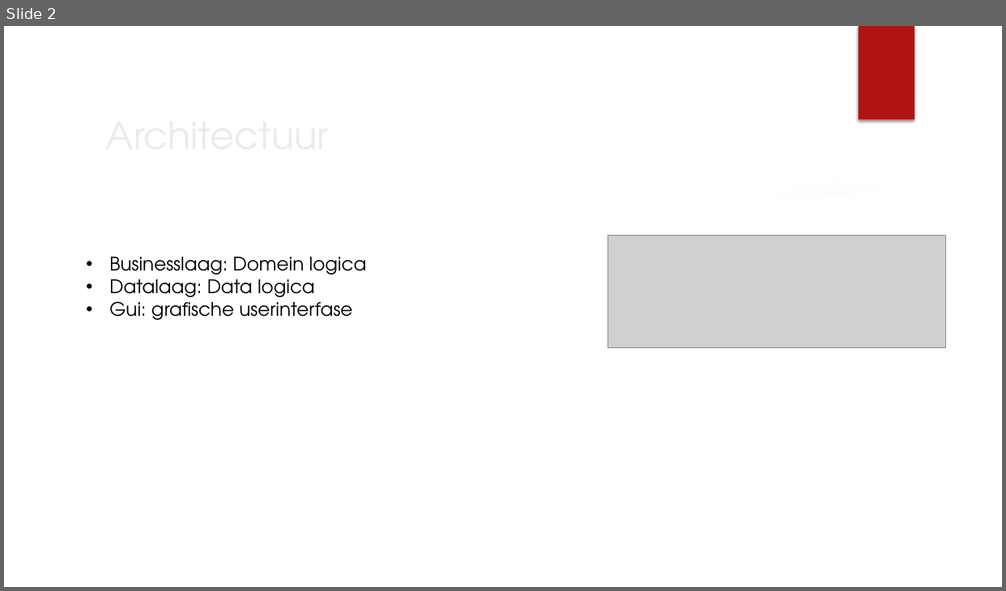
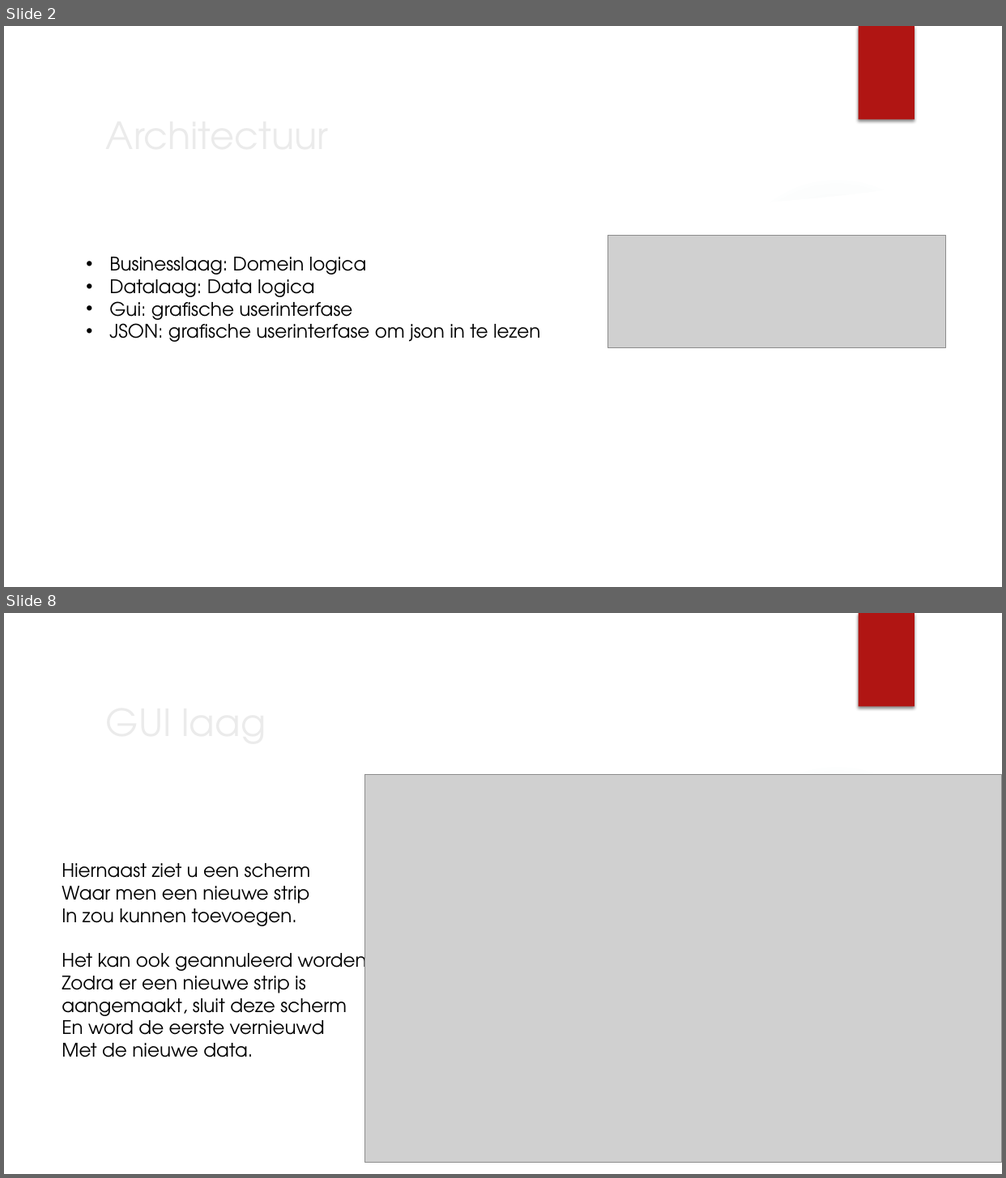
Before and after one commit to projectwerkTeamB2/projectwerk, a slide deck: Presentaties/Presentatie 19-10.pptx. Shown one above the other, each under a label of ours: slide 2 before the commit, slides 2 and 8 after it; the slides between them are not shown. The pictures are 1006x591 and 1006x1178 pixels, drawn with LibreOffice and Linux fonts; fonts in the diff are those of the drawing; grey boxes stand for pictures; background and template pictures are left out. Boxes give left, top, right and bottom in pixels: in the first picture for what was removed or moved away, otherwise in the second. Text is boxed around its words. In the diff, an @@ line names an element or a change of style, - is before the commit and + after.

```diff
--- a/Presentaties/Presentatie 19-10.pptx
+++ b/Presentaties/Presentatie 19-10.pptx
@@ slide 8 added at [4, 613, 1002, 1174], background picture (left out); not listed: 7 template elements that a slide beside it also shows @@
@@ title added at [98, 692, 820, 750], 36 pt, text #EBEBEB @@
+GUI laag
@@ picture added at [364, 775, 1002, 1162] @@
@@ text added at [62, 863, 372, 1058], 18 pt, text #000000 @@
+Hiernaast ziet u een scherm
+Waar men een nieuwe strip
+In zou kunnen toevoegen.
+Het kan ook geannuleerd worden.
+Zodra er een nieuwe strip is aangemaakt, sluit deze scherm
+En word de eerste vernieuwd
+Met de nieuwe data.
@@ slide 2 changed as well @@
@@ text at [109, 319, 541, 342]: paragraph added @@
+• JSON: grafische userinterfase om json in te lezen
```
Also in this commit, not shown: 1 other slide changed, 9 other slides added, 4 slides removed.
